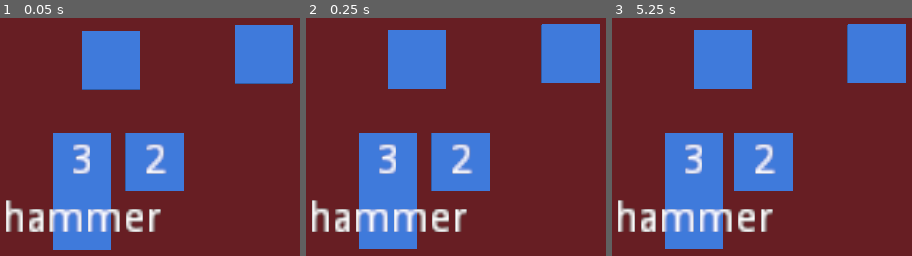
Above: before the commit, frames 1-3 (left to right).
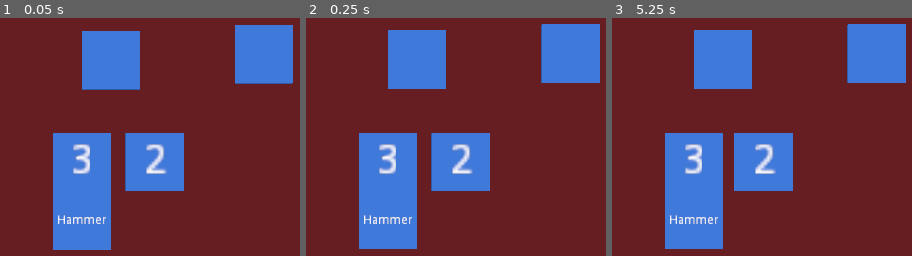
Above: after the commit, the same moments.

Repository: njj-abs/godot-merge-tile
Game: Godot game, scene res://3D/physics/DragAndDrop.tscn
Same seed, same stepped clock (60 frames per second), same inputs: the game is played once before the commit and once after it. This scene is started directly instead of the project's main scene.
Inputs (mouse positions are in pixels of both pictures, inside the frame that each line leads up to):
- Up to frame 1 (0.05 s): no input
- Up to frame 2 (0.25 s): no input
- Up to frame 3 (5.25 s): tap Enter at 0.5, 2, 3.5 s; move the mouse to (900, 139) at 0.52 s; click (900, 139) at 0.67 s; tap Space at 1.25, 2.75, 4.25 s; drag from (outside the picture) to (684, 255) at 1.27 s; move the mouse to (804, 58) at 2.02 s; click (804, 58) at 2.17 s; drag from (684, 255) to (outside the picture) at 2.77 s; move the mouse to (outside the picture) at 3.52 s; click (outside the picture) at 3.67 s; drag from (outside the picture) to (outside the picture) at 4.27 s; move the mouse to (762, 163) at 5.02 s; click (762, 163) at 5.17 s

The runs differ from the first frame. In frame 1, 3.3% of the frame differs, in the area x 2-54%, y 76-90%; in frame 2, 3.2%; in frame 3, 3.2%.

Commit message:
Remove the generate of hammer.

Diff:
--- a/3D/physics/DragAndDrop.gd
+++ b/3D/physics/DragAndDrop.gd
@@ -24,18 +24,16 @@
 			"z": 0
 		}
 	},
-	{
-		"value": 'hammer',
-		"position": {
-			"x": -1,
-			"y": 0.3,
-			"z": 2
-		}
-	},
 ]
 
 # Called when the node enters the scene tree for the first time.
 func _ready():
+	var hammer = tile_scene.instance();
+	hammer.translation = Vector3(-1, 0.3, 2)
+	hammer.get_node("Label3D").text = 'Hammer'
+	hammer.value = 'hammer'
+	hammer.get_node("Label3D").pixel_size = 0.03
+	add_child(hammer)
 	for tile in tiles:
 		var x = tile.position.x;
 		var y = tile.position.y;
